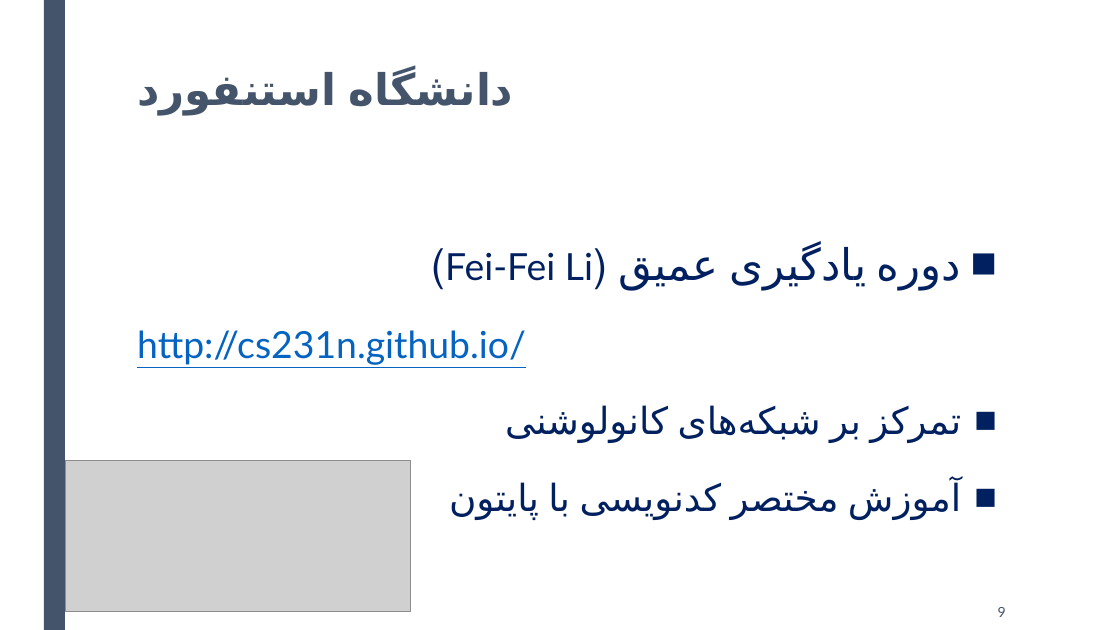
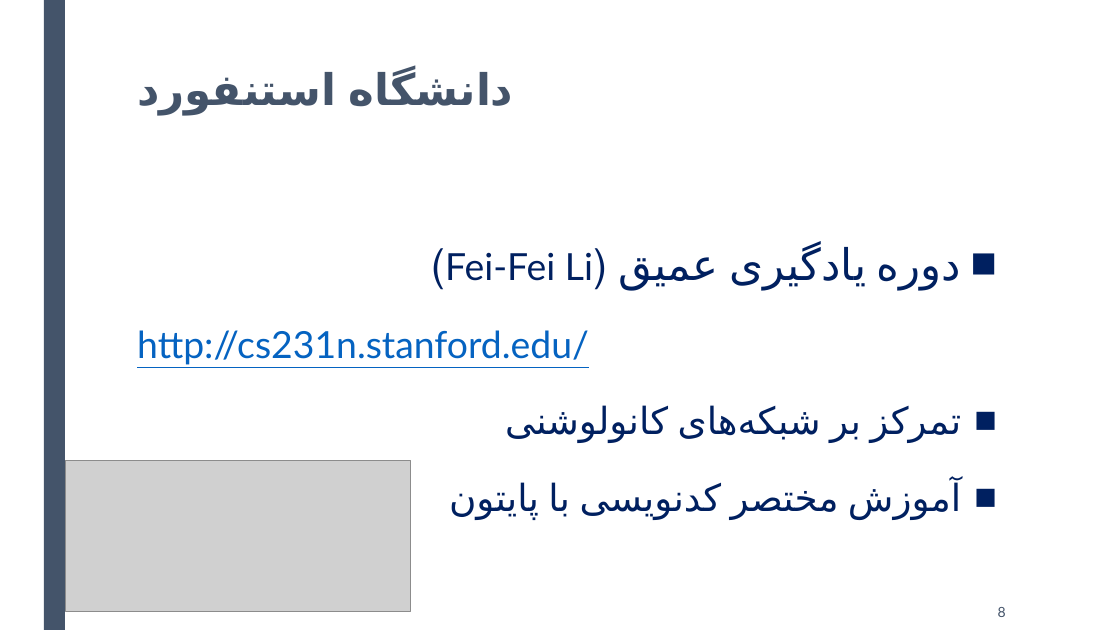
Before and after one commit to DaneshJoy/DeepLearning_Intro, a slide deck: slide 8 of DeepLearning-Intro-05.pptx (slide 9 before the commit). Drawn at 1120x630 pixels with LibreOffice and Linux fonts; fonts in the diff are those of the drawing; grey boxes stand for pictures. Boxes give left, top, right and bottom in pixels: in the first picture for what was removed or moved away, otherwise in the second. Text is boxed around its words. In the diff, an @@ line names an element or a change of style, - is before the commit and + after.

```diff
--- a/DeepLearning-Intro-05.pptx
+++ b/DeepLearning-Intro-05.pptx
@@ text at (137, 330, 589, 365): text changed @@
-http://cs231n.github.io/
+http://cs231n.stanford.edu/
@@ page number at (998, 607, 1006, 617): text changed @@
-9
+8
```
Also in this commit, not shown: 1 slide removed, 1 other file.
